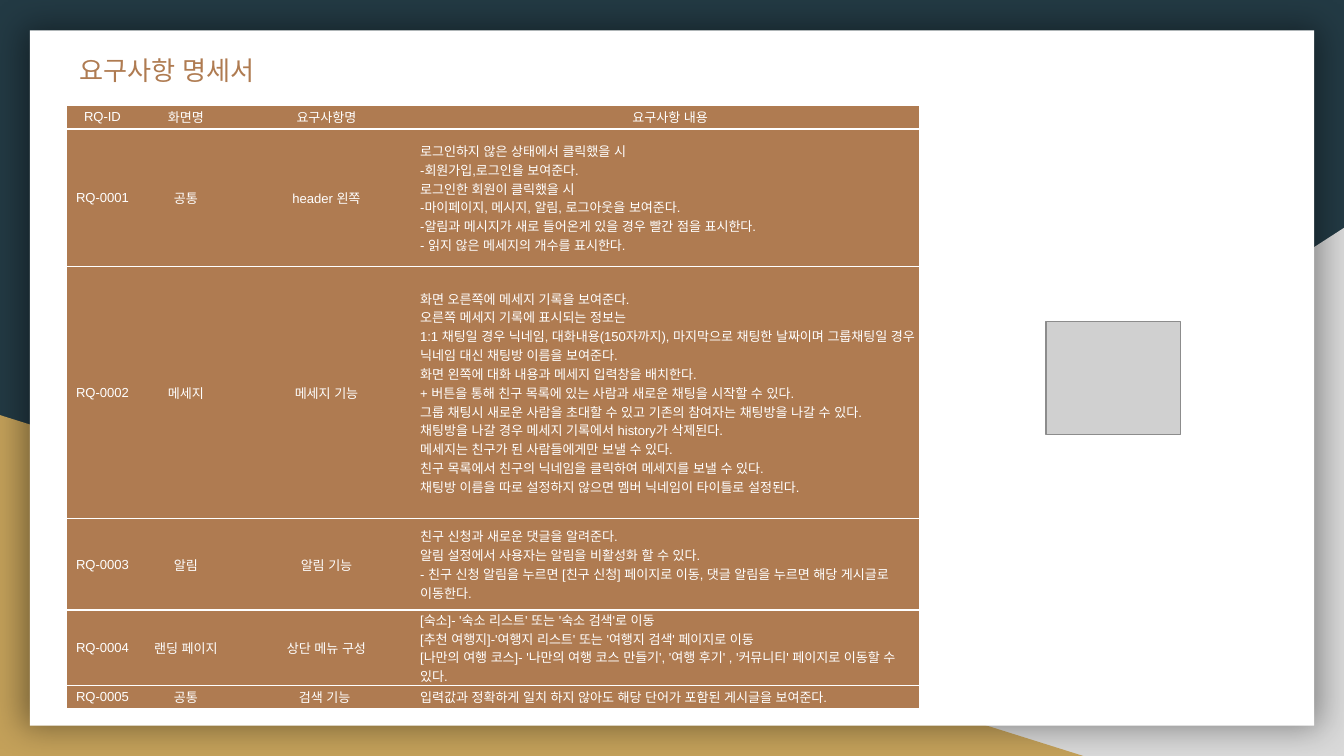
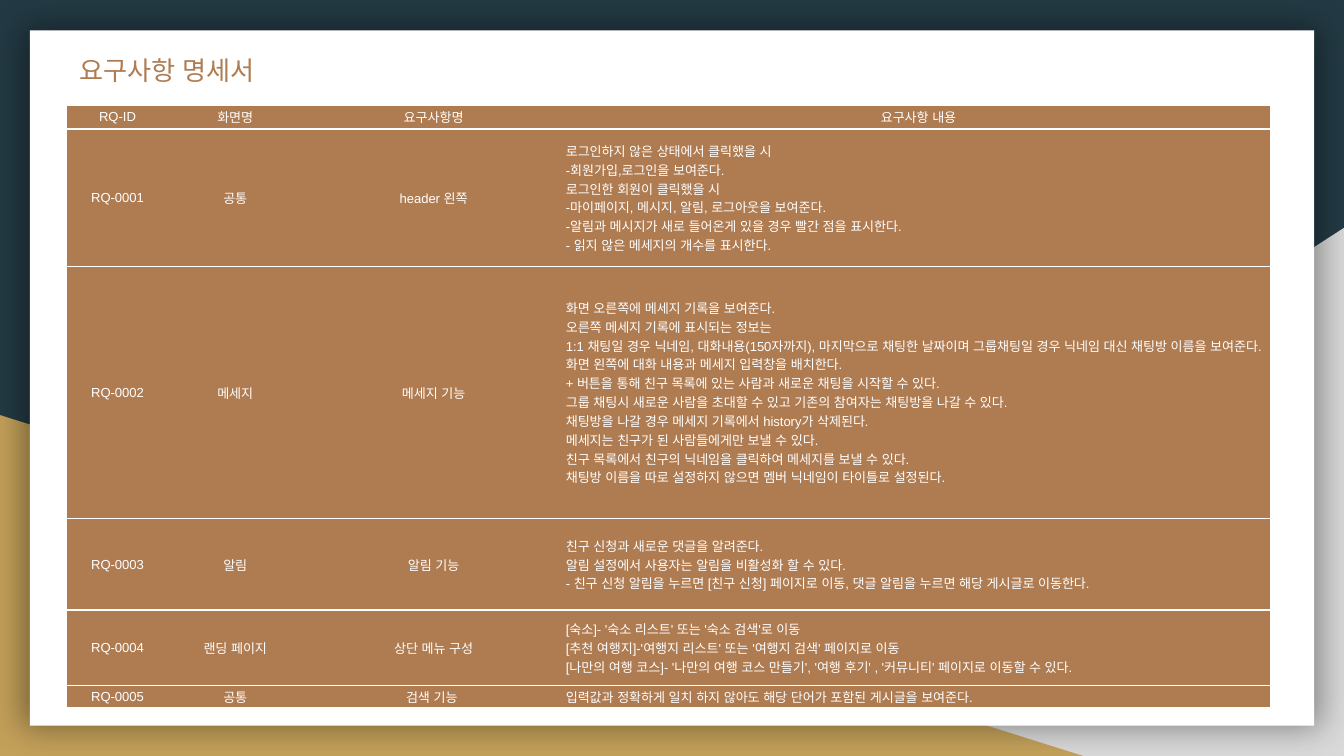
Before and after one commit to zihae/tourGuide, a slide deck: slide 4 of submit/발표 ppt_장지혜.pptx. Drawn at 1344x756 pixels with LibreOffice and Linux fonts; fonts in the diff are those of the drawing; grey boxes stand for pictures. Boxes give left, top, right and bottom in pixels: in the first picture for what was removed or moved away, otherwise in the second. Text is boxed around its words. In the diff, an @@ line names an element or a change of style, - is before the commit and + after.

```diff
--- a/submit/발표 ppt_장지혜.pptx
+++ b/submit/발표 ppt_장지혜.pptx
@@ table: place and size @@
-table at (66, 105, 921, 708)
+table at (66, 105, 1271, 708)
@@ picture removed at (1046, 321, 1180, 434) @@
```
Also in this commit, not shown: 3 slides added, 1 other file.
